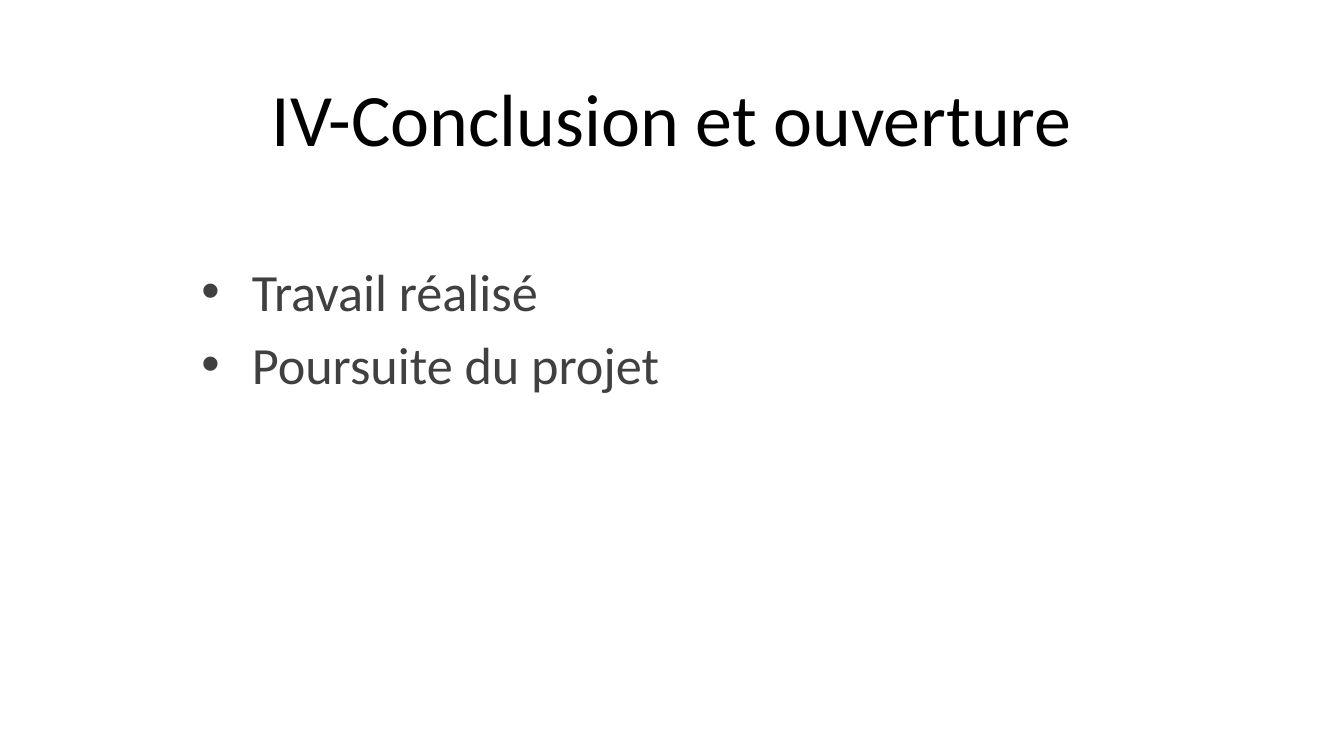
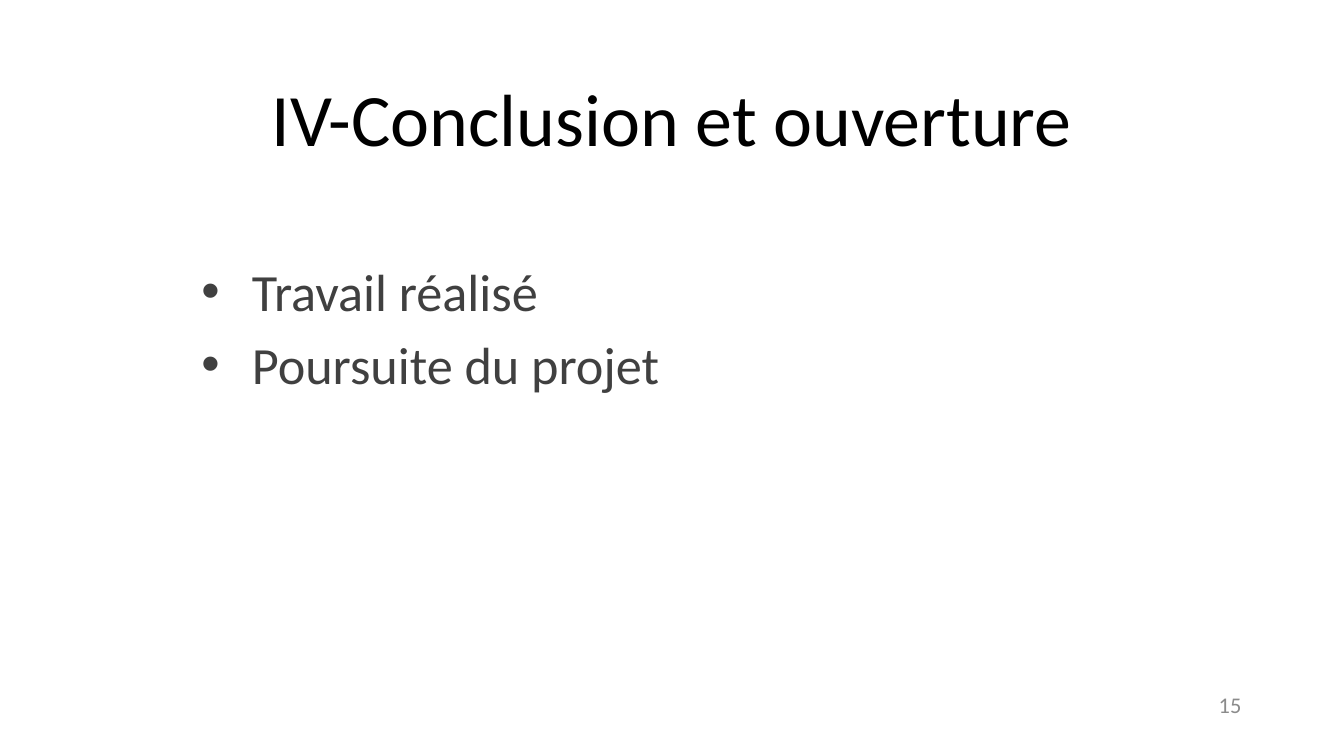
Before and after one commit to doriancoste/conflicts_resolution, a slide deck: slide 16 of presentation.pptx. Drawn at 1344x756 pixels with LibreOffice and Linux fonts; fonts in the diff are those of the drawing; background and template pictures are left out. Boxes give left, top, right and bottom in pixels: in the first picture for what was removed or moved away, otherwise in the second. Text is boxed around its words. In the diff, an @@ line names an element or a change of style, - is before the commit and + after.

```diff
--- a/presentation.pptx
+++ b/presentation.pptx
@@ page number added at (x1=1219, y1=698, x2=1242, y2=713), 12 pt, text #8C8C8C @@
+15
```
Also in this commit, not shown: 2 other slides changed.
